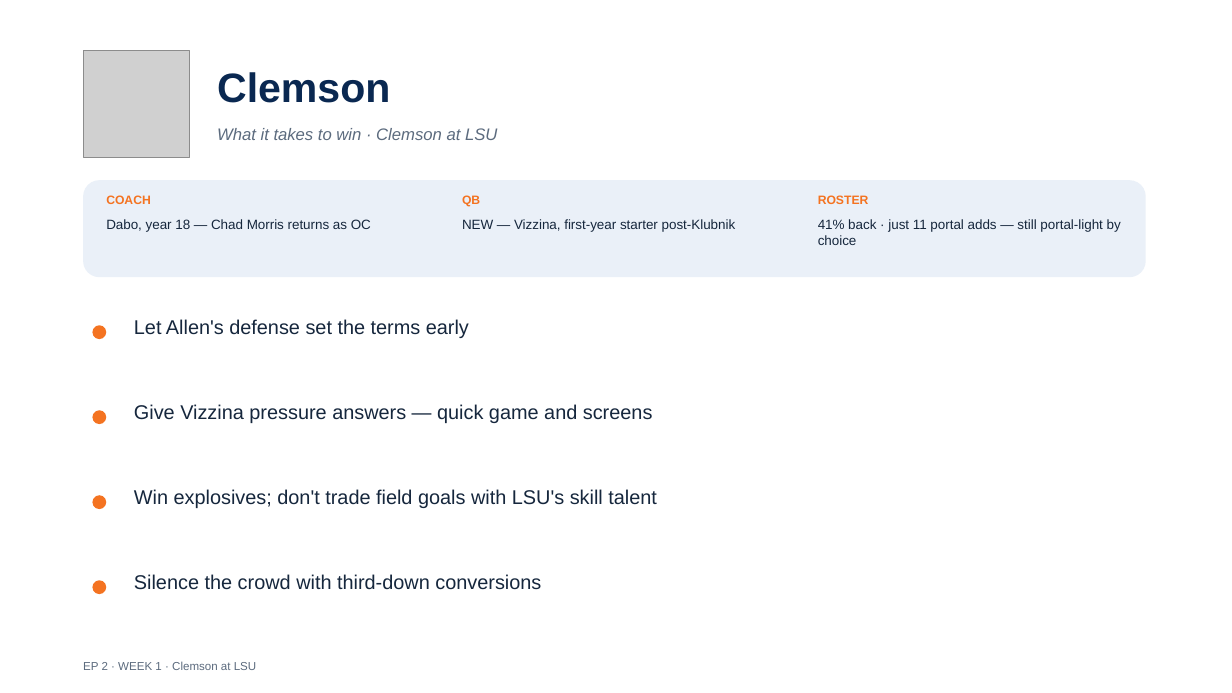
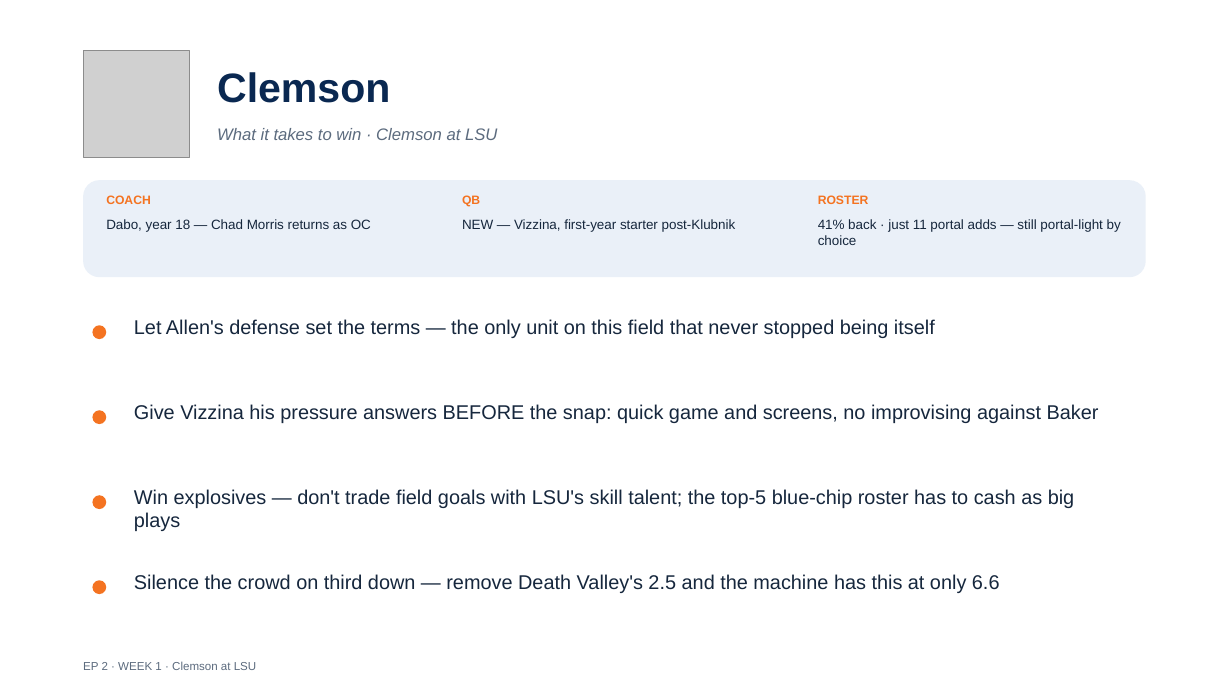
Before and after one commit to lucasalvarezflorida-lab/ncaa-fbs-analytics, a slide deck: slide 7 of decks/2026_Week1_Episode2.pptx. Drawn at 1232x693 pixels with LibreOffice and Linux fonts; fonts in the diff are those of the drawing; grey boxes stand for pictures. Boxes give left, top, right and bottom in pixels: in the first picture for what was removed or moved away, otherwise in the second. Text is boxed around its words. In the diff, an @@ line names an element or a change of style, - is before the commit and + after.

```diff
--- a/decks/2026_Week1_Episode2.pptx
+++ b/decks/2026_Week1_Episode2.pptx
@@ text at (134, 319, 935, 338): text changed @@
-Let Allen's defense set the terms early
+Let Allen's defense set the terms — the only unit on this field that never stopped being itself
@@ text at (134, 404, 1099, 423): text changed @@
-Give Vizzina pressure answers — quick game and screens
+Give Vizzina his pressure answers BEFORE the snap: quick game and screens, no improvising against Baker
@@ text at (134, 489, 1075, 531): text changed @@
-Win explosives; don't trade field goals with LSU's skill talent
+Win explosives — don't trade field goals with LSU's skill talent; the top-5 blue-chip roster has to cash as big plays
@@ text at (134, 574, 1000, 593): text changed @@
-Silence the crowd with third-down conversions
+Silence the crowd on third down — remove Death Valley's 2.5 and the machine has this at only 6.6
```
Also in this commit, not shown: 2 other slides changed, 1 other file.
